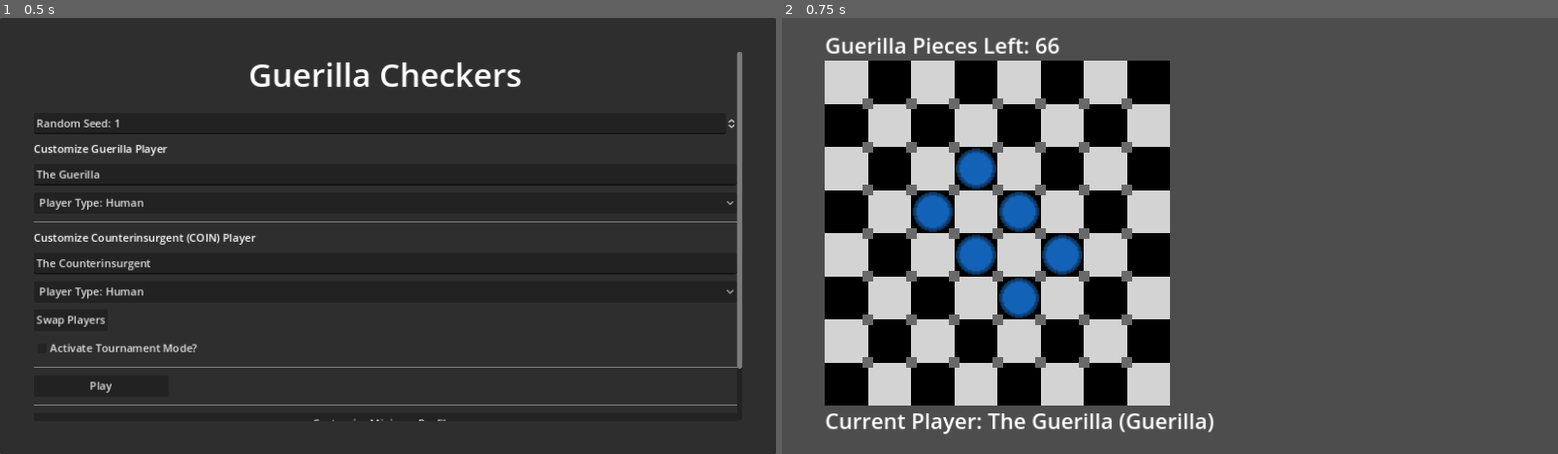
Above: before the commit, frames 1-2 (left to right).
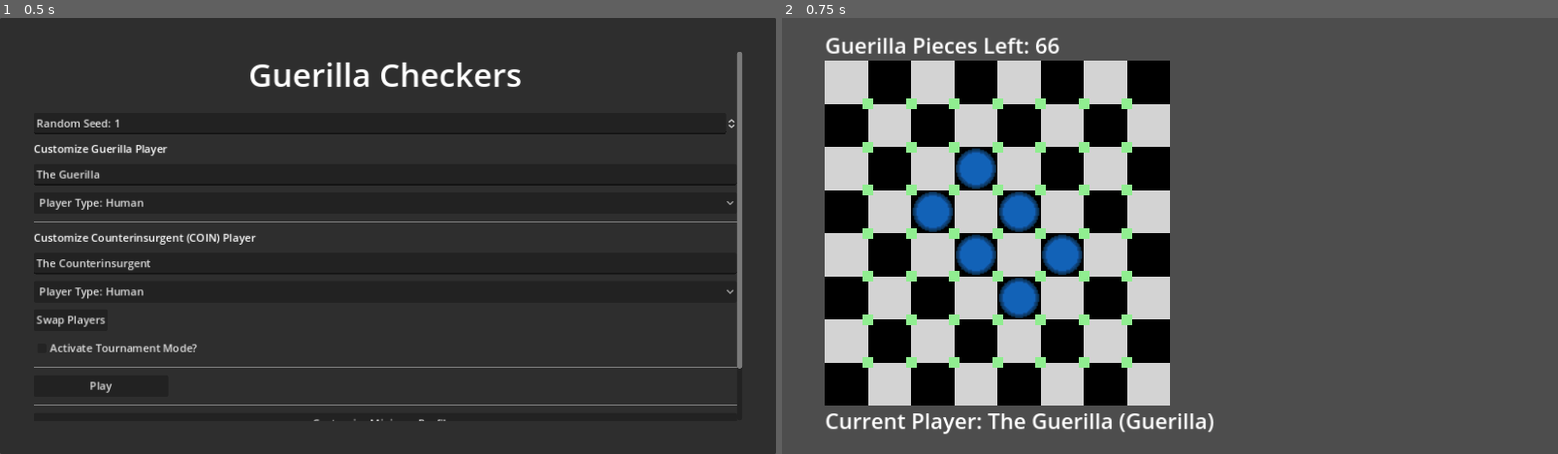
Above: after the commit, the same moments.

Repository: TikhonMcGill/guerilla-checkers
Game: Godot game, scene res://assets/scenes/menus/main_menu/main_menu.tscn
The game is run twice, just before and just after one commit, with the same random seed, the same clock (stepped at 60 frames per second) and the same inputs.
Inputs:
- Up to frame 1 (0.5 s): no input
- Up to frame 2 (0.75 s): click "Play" at 0.5 s

Frame 1 is identical in both runs. In frame 2, 1.6% of the frame differs, in the area x 10-46%, y 18-81%.
Error before the commit: Invalid call. Nonexistent function 'get_placeable_corners' in base 'Resource (GameState)'. (res://assets/scenes/player/human_player/human_player.gd:43)

Commit message:
Signed-off-by: McGill <tm2008@hw.ac.uk>

Diff:
--- a/assets/objects/game_state.gd
+++ b/assets/objects/game_state.gd
@@ -9,7 +9,7 @@
 ##Player that is playing using Checkers.
 
 ##Emitted when the Guerilla Places their pieces - used for animation
-signal guerilla_pieces_placed(corner_1 : int,corner_2 : int)
+signal guerilla_piece_placed(corner : int)
 
 ##Emitted when the COIN Player moves a piece - used for animation
 signal coin_checker_moved(cell_from : int,cell_to : int)
@@ -289,6 +289,7 @@
 				draw = false
 				pairs.append([corner,n])
 		if draw == true:
+			print("Found draw!")
 			pairs.append([corner,-1]) #If no free adjacent corners after first placement, then this is a draw corner
 
 	return pairs
@@ -394,6 +395,8 @@
 func place_guerilla_piece(corner : int) -> void:
 	assert((corner >= 0 or corner == -1) and corner <= 48,"Corner to place into must be between 0 and 48")
 
+	guerilla_piece_placed.emit(corner)
+
 	#If the corner to be placed in is -1, that's the Draw Corner, so we're drawed
 	if corner == -1:
 		game_state = STATE.DRAW
@@ -499,7 +502,6 @@
 	if move is GuerillaPiecePlacementMove:
 		place_guerilla_piece(move.first_corner)
 		place_guerilla_piece(move.second_corner)
-		guerilla_pieces_placed.emit(move.first_corner,move.second_corner)
 	elif move is COINCheckerMovementMove:
 		move_coin_checker(move.cell_from,move.cell_to)
 
--- a/assets/scenes/game_scene/game_board/game_board.gd
+++ b/assets/scenes/game_scene/game_board/game_board.gd
@@ -252,17 +252,13 @@
 func get_graphical_corner(corner : int) -> Corner:
 	return corners.get_child(corner)
 
-func _on_game_state_guerilla_pieces_placed(corner_1 : int,corner_2 : int):
-	var first_piece := _create_guerilla_piece(corner_1,false)
-	first_piece.modulate = corner_color.inverted().lightened(0.2)
-	var second_piece := _create_guerilla_piece(corner_2,false)
-	second_piece.modulate = corner_color.inverted().lightened(0.2)
+func animate_corner_placement(corner : int) -> void:
+	var piece := _create_guerilla_piece(corner,false)
+	piece.modulate = corner_color.inverted().lightened(0.2)
 	var tween := get_tree().create_tween()
 
-	tween.tween_property(first_piece,"modulate:a",1.0,0.1)
-	tween.tween_property(first_piece,"modulate",guerilla_piece_color,0.4)
-	tween.tween_property(second_piece,"modulate:a",1.0,0.1)
-	tween.tween_property(second_piece,"modulate",guerilla_piece_color,0.4)
+	tween.tween_property(piece,"modulate:a",1.0,0.1)
+	tween.tween_property(piece,"modulate",guerilla_piece_color,0.4)
 
 	await tween.finished
 	animation_complete.emit()
--- a/assets/scenes/game_scene/game_scene.gd
+++ b/assets/scenes/game_scene/game_scene.gd
@@ -99,7 +99,7 @@
 		game_board.represent_game_state(game_state)
 		var board_rect := game_board.get_board_rect()
 		current_game_label.position = Vector2(board_rect.end.x,board_rect.position.y)
-		game_state.guerilla_pieces_placed.connect(game_board._on_game_state_guerilla_pieces_placed)
+		game_state.guerilla_piece_placed.connect(game_board.animate_corner_placement)
 		game_state.coin_checker_moved.connect(game_board._on_game_state_coin_checker_moved)
 		game_state.guerilla_piece_captured.connect(game_board._on_game_state_guerilla_piece_captured)
 		game_state.coin_checker_captured.connect(game_board._on_game_state_coin_checker_captured)
--- a/assets/scenes/player/human_player/human_player.gd
+++ b/assets/scenes/player/human_player/human_player.gd
@@ -8,8 +8,11 @@
 
 var can_move = true
 
-var _first_corner_clicked = -1
-var _second_corner_clicked = -1
+var _first_corner_clicked = -1 ##The index of the first corner clicked, if the player is a Guerilla
+var _second_corner_clicked = -1 ##The index of the second corner clicked, if the player is a Guerilla
+
+var _first_clicked_corner : Corner = null ##The object representing the first corner clicked, if the player is a Guerilla
+var _second_clicked_corner : Corner = null ##The object representing the second corner clicked, if the player is a Guerilla
 
 func do_move() -> void:
 	can_move = true
@@ -40,8 +43,24 @@
 	_first_corner_clicked = -1
 	_second_corner_clicked = -1
 
-	var placeable_corners = game_state.get_placeable_corners()
+	if _first_clicked_corner:
+		_first_clicked_corner.set_color(game_board.corner_color)
+		_first_clicked_corner = null
+	if _second_clicked_corner:
+		_second_clicked_corner.set_color(game_board.corner_color)
+		_second_clicked_corner = null
 
+
+	var placeable_corners = []
+
+	for g in game_state.get_possible_corner_pairs():
+		var corner = g[0]
+		if placeable_corners.has(corner) == false:
+			placeable_corners.append(corner)
+
+	_paint_placeable_corners(placeable_corners)
+
+func _paint_placeable_corners(placeable_corners : Array) -> void:
 	for g in range(len(game_board.corners.get_children())):
 		var corner : Corner = game_board.corners.get_child(g)
 		if g in placeable_corners:
@@ -76,17 +95,35 @@
 func _click_on_corner(corner : Corner):
 	if is_my_turn() == true and can_move == true and corner:
 		var index = game_board.get_corner_index(corner)
-		if game_state.get_placeable_corners().has(index) == false:
-			return
 
 		if _first_corner_clicked == -1:
 			_first_corner_clicked = index
+			_first_clicked_corner = corner
+			_handle_second_placeable_corner()
 			return
 		elif _second_corner_clicked == -1:
 			_second_corner_clicked = index
+			_second_clicked_corner = corner
+			_second_clicked_corner.set_color(game_board.placeable_corner_color.inverted())
 			var move = GuerillaPiecePlacementMove.new(_first_corner_clicked,_second_corner_clicked)
 			move_taken.emit(move)
 			can_move = false
+
+func _handle_second_placeable_corner() -> void:
+	var second_placeables = []
+	for c in game_state.get_adjacent_corners(_first_corner_clicked):
+		if game_state.is_corner_occupied(c) == false:
+			second_placeables.append(c)
+
+	#If there are no second corners to place, it's a draw
+	if len(second_placeables) == 0:
+		var move = GuerillaPiecePlacementMove.new(_first_corner_clicked,-1)
+		move_taken.emit(move)
+		can_move = false
+		return
+
+	_paint_placeable_corners(second_placeables)
+	_first_clicked_corner.set_color(game_board.placeable_corner_color.inverted())
 
 func _click_on_tile(tile : Tile):
 	if is_my_turn() == false or tile == selected_tile or game_board.cells.has(tile) == false or can_move == false:
Not shown, changed: Implementation Plan.txt
